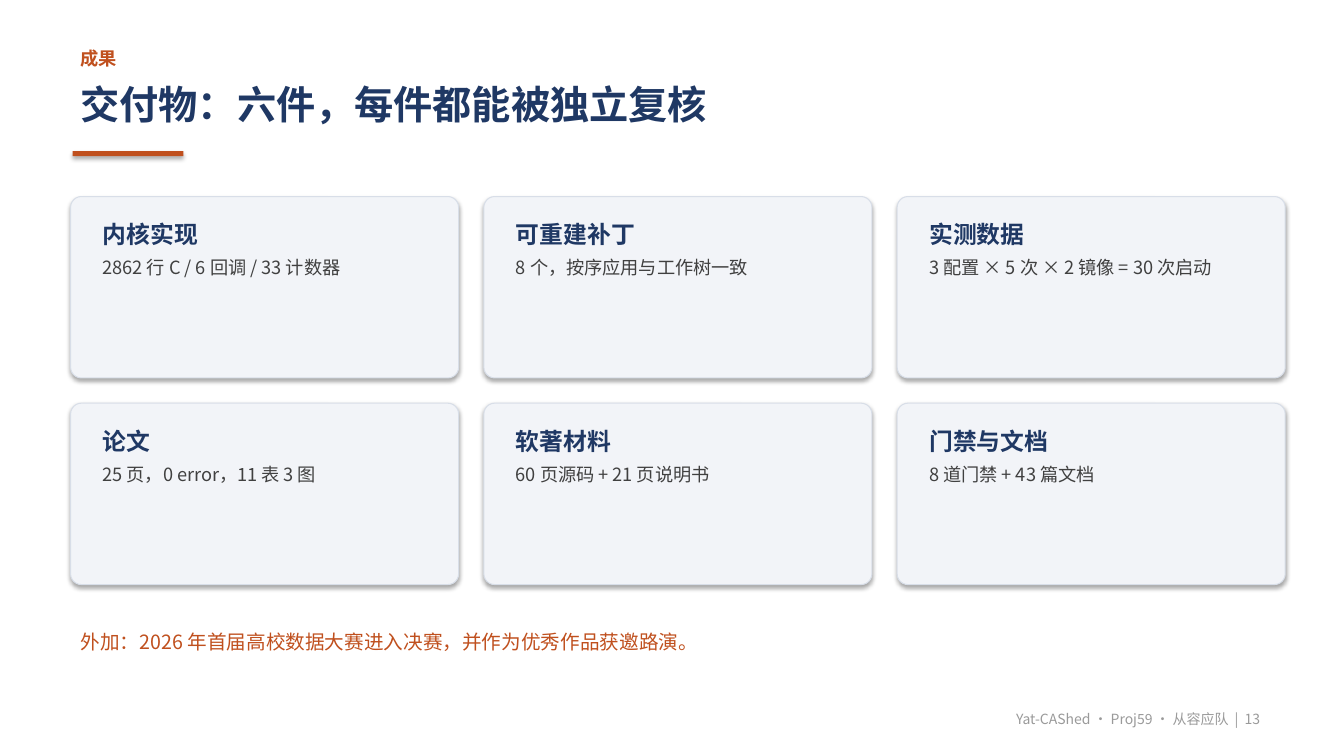
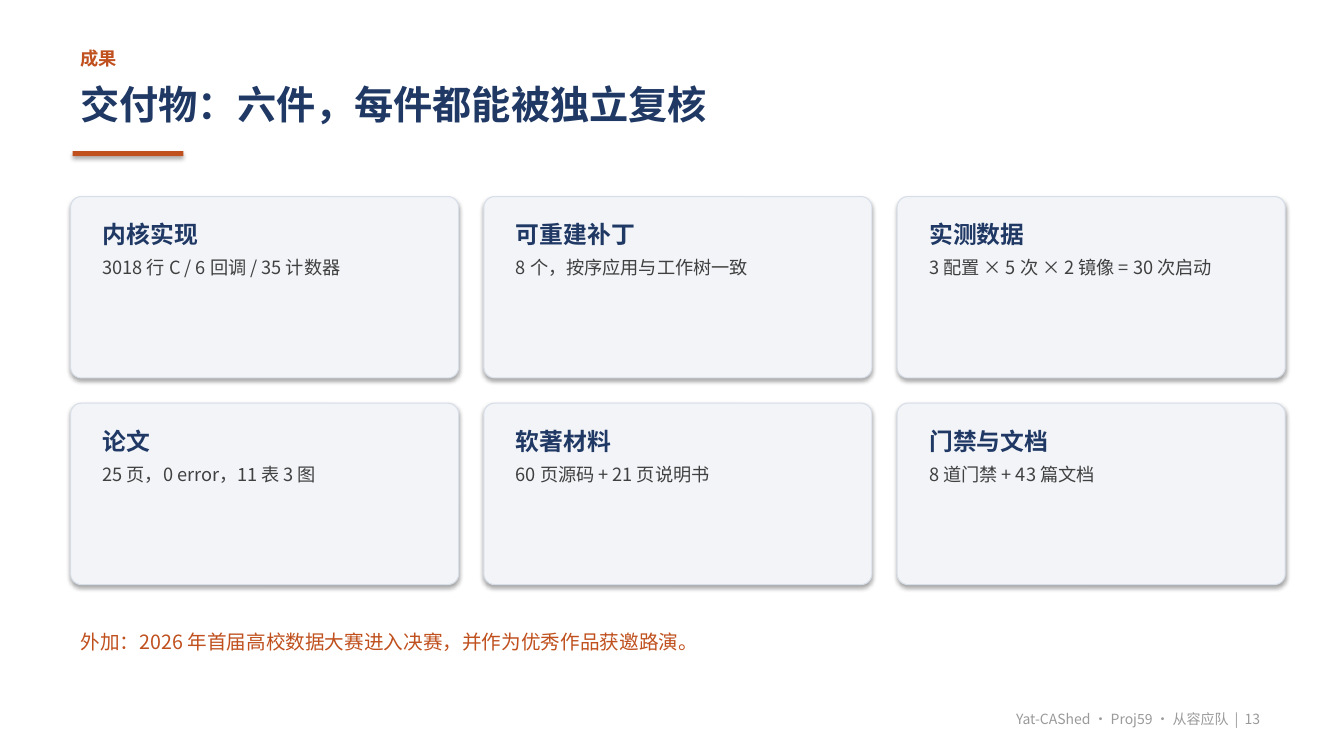
Before and after one commit to mafuquan430/Yat-CAshed, a slide deck: slide 13 of report/slides/结题答辩.pptx. Drawn at 1344x756 pixels with LibreOffice and Linux fonts; fonts in the diff are those of the drawing. Boxes give left, top, right and bottom in pixels: in the first picture for what was removed or moved away, otherwise in the second. Text is boxed around its words. In the diff, an @@ line names an element or a change of style, - is before the commit and + after.

```diff
--- a/report/slides/结题答辩.pptx
+++ b/report/slides/结题答辩.pptx
@@ text at [103, 258, 341, 276]: text changed @@
-2862 行 C / 6 回调 / 33 计数器
+3018 行 C / 6 回调 / 35 计数器
```
Also in this commit, not shown: 3 other slides changed, 20 other files.
